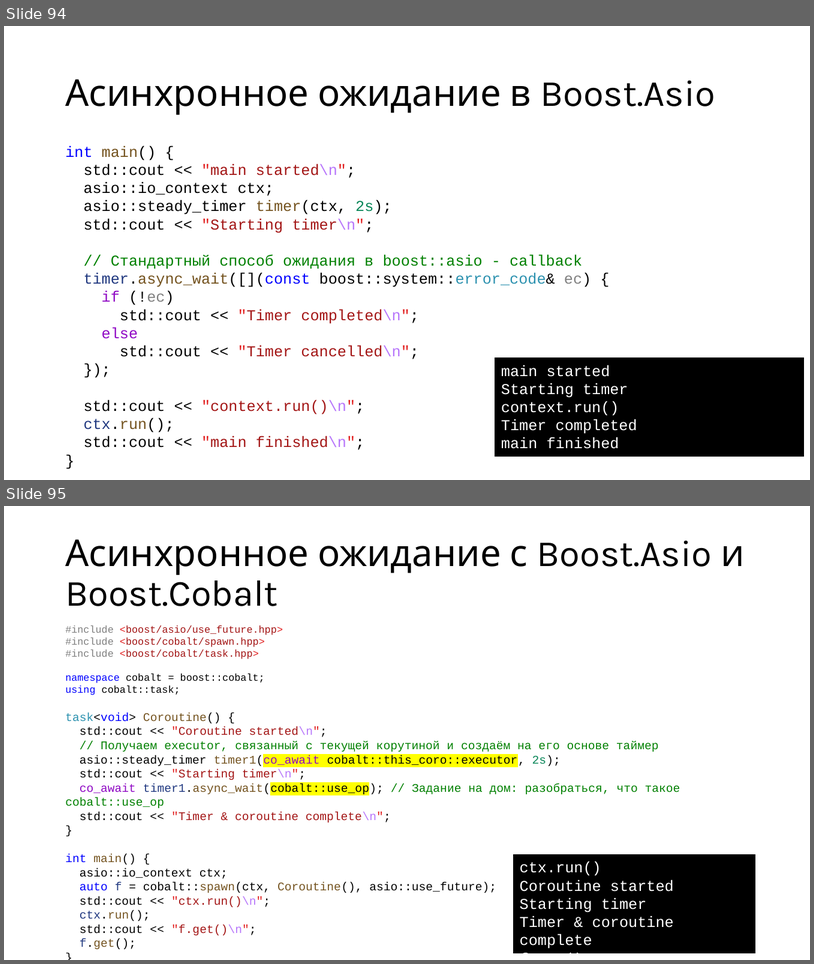
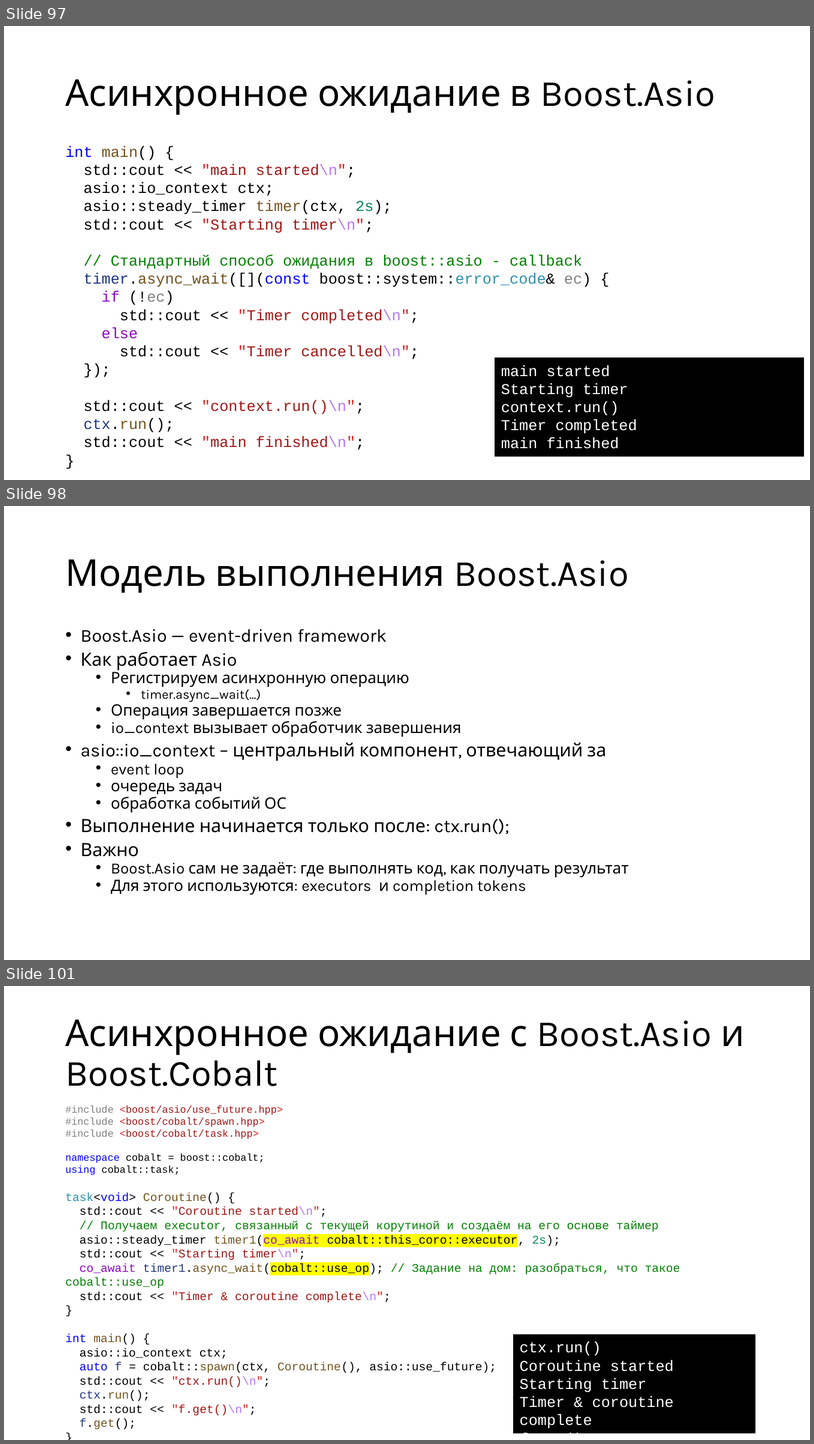
Before and after one commit to alexey-malov/pc, a slide deck: lectures/12/Coroutines.pptx. Shown one above the other, each under a label of ours: slides 94 and 95 before the commit, slides 97, 98 and 101 after it; the slides between them are not shown. The pictures are 814x964 and 814x1444 pixels, drawn with LibreOffice and Linux fonts; fonts in the diff are those of the drawing. Boxes give left, top, right and bottom in pixels: in the first picture for what was removed or moved away, otherwise in the second. Text is boxed around its words. In the diff, an @@ line names an element or a change of style, - is before the commit and + after.

```diff
--- a/lectures/12/Coroutines.pptx
+++ b/lectures/12/Coroutines.pptx
@@ slide 98 added at bbox=[4, 506, 810, 960], background #FFFFFF @@
@@ title added at bbox=[65, 559, 629, 593], 44 pt, text #000000 @@
+Модель выполнения Boost.Asio
@@ text added at bbox=[81, 629, 629, 895], 18.6 pt, text #000000 @@
+• Boost.Asio — event-driven framework
+• Как работает Asio
+  • Регистрируем асинхронную операцию
+    • timer.async_wait(...)
+  • Операция завершается позже
+  • io_context вызывает обработчик завершения
+• asio::io_context – центральный компонент, отвечающий за
+  • event loop
+  • очередь задач
+  • обработка событий ОС
+• Выполнение начинается только после: ctx.run();
+• Важно
+  • Boost.Asio сам не задаёт: где выполнять код, как получать результат
+  • Для этого используются: executors и completion tokens
@@ what was slide 94 is now slide 97 @@
@@ what was slide 95 is now slide 101 @@
```
Also in this commit, not shown: 9 slides changed, 7 other slides added, 1 slide removed, 1 other file.
